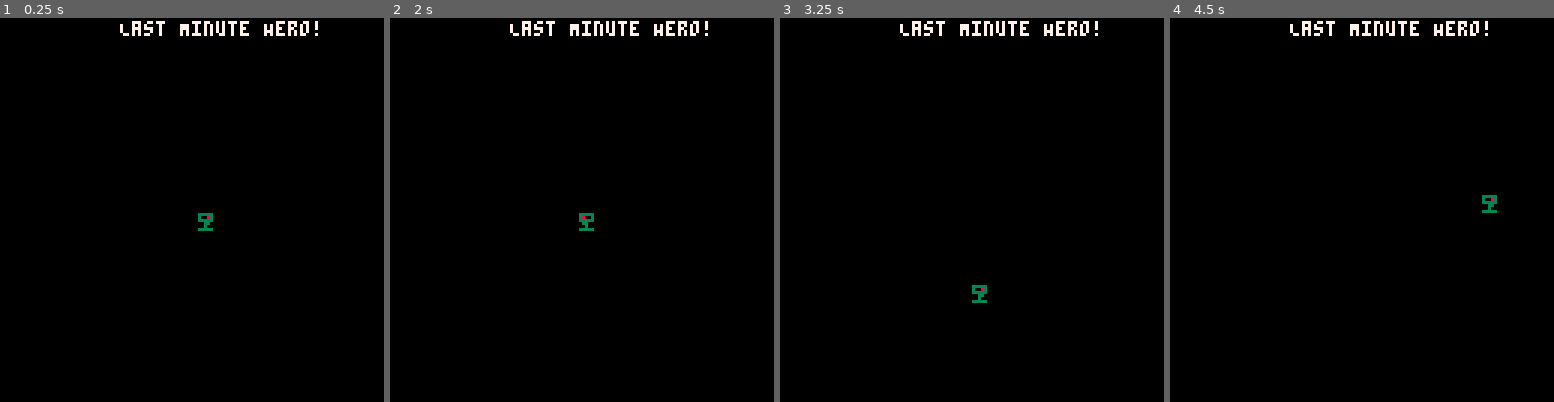
Above: before the commit, frames 1-4 (left to right).
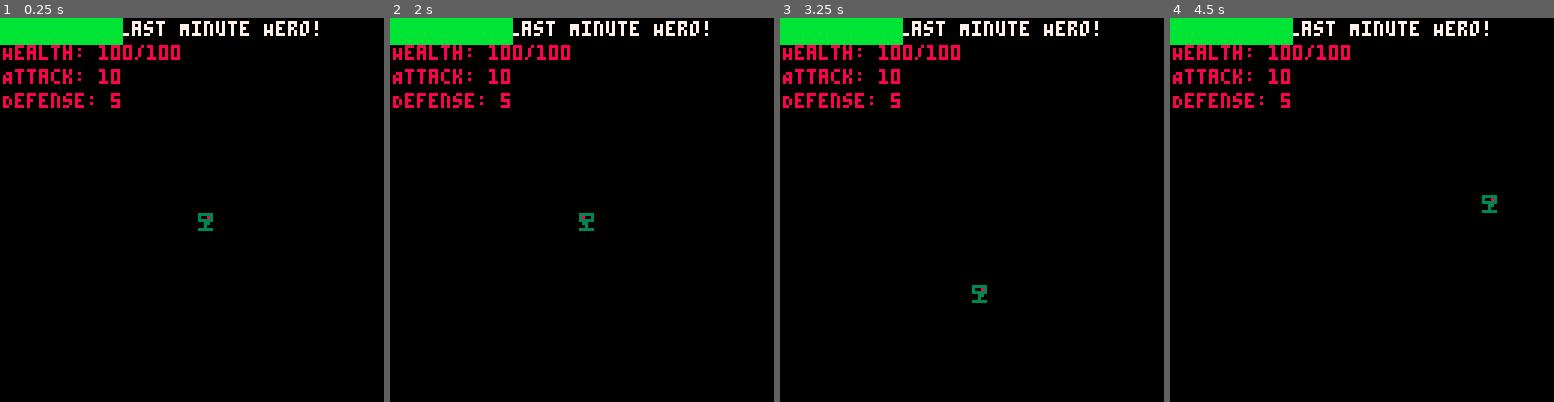
Above: after the commit, the same moments.

Repository: PancakedRivet/last-minute-hero
Game: PICO-8 cartridge last-minute-hero.p8
Same seed, same stepped clock (60 frames per second), same inputs: the game is played once before the commit and once after it.
Inputs:
- Up to frame 1 (0.25 s): no input
- Up to frame 2 (2 s): hold Left from 1.97 s (still down)
- Up to frame 3 (3.25 s): release Left at 2.37 s; hold Down 2.42-2.82 s; hold Right from 2.87 s (still down)
- Up to frame 4 (4.5 s): release Right at 3.53 s; hold Up 3.58-4.08 s; hold Right from 4.13 s (still down)

The runs differ from the first frame. In frame 1, 4.0% of the frame differs, in the area x 0-47%, y 0-24%; in frame 2, 4.0%; in frame 3, 4.0%; in frame 4, 4.0%.

Commit message:
Added health bar

Diff:
--- a/main.lua
+++ b/main.lua
@@ -5,11 +5,12 @@
 
 function _update()
  -- Update logic here
-update_position(player)
+ update_position(player)
 end
 
 function _draw()
  cls()
  print("Last Minute Hero!", 40, 1, 7)
- spr(player.sp, player.x, player.y, 1, 1, player.sp_flipx, player.sp_flipy)
+ draw_player(player)
+ draw_status(player)
 end
--- a/scripts/player.lua
+++ b/scripts/player.lua
@@ -5,7 +5,11 @@
         y=64,
         sp_flipx=false,
         sp_flipy=false,
-        speed=2
+        speed=2,
+        health=100,
+        max_health=100,
+        attack=10,
+        defense=5
     }
     return player
 end
@@ -29,3 +33,32 @@
   player.y += player.speed
  end
 end
+
+function draw_player(player)
+ spr(player.sp, player.x, player.y, 1, 1, player.sp_flipx, player.sp_flipy)
+end
+
+function draw_status(player)
+ draw_hp_bar(player)
+ print("Health: "..player.health.."/"..player.max_health, 1, 9, 8)
+ print("Attack: "..player.attack, 1, 17, 8)
+ print("Defense: "..player.defense, 1, 25, 8)
+end
+
+function draw_hp_bar(player)
+ local bar_width = 40
+ local bar_height = 8
+ local health_ratio = player.health / player.max_health
+ local filled_width = flr(bar_width * health_ratio)
+
+ local health_color = 11 -- Green by default
+ if health_ratio < 0.5 then
+    health_color = 10 -- Yellow
+ end
+ if health_ratio < 0.2 then
+    health_color = 8 -- Red
+ end
+
+ rectfill(0, 0, bar_width, bar_height, 0) -- Background
+ rectfill(0, 0, filled_width, bar_height, health_color) -- Filled part
+end
Not shown, changed: README.md
